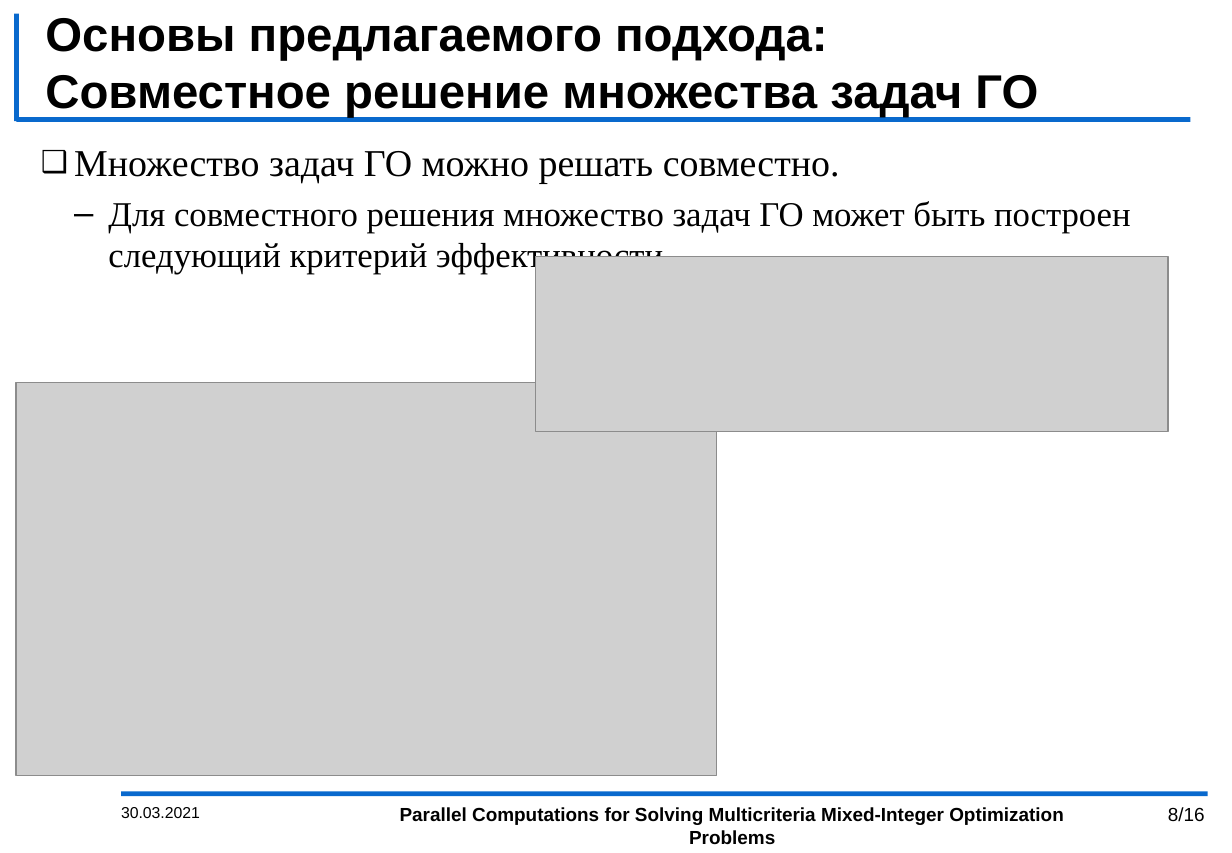
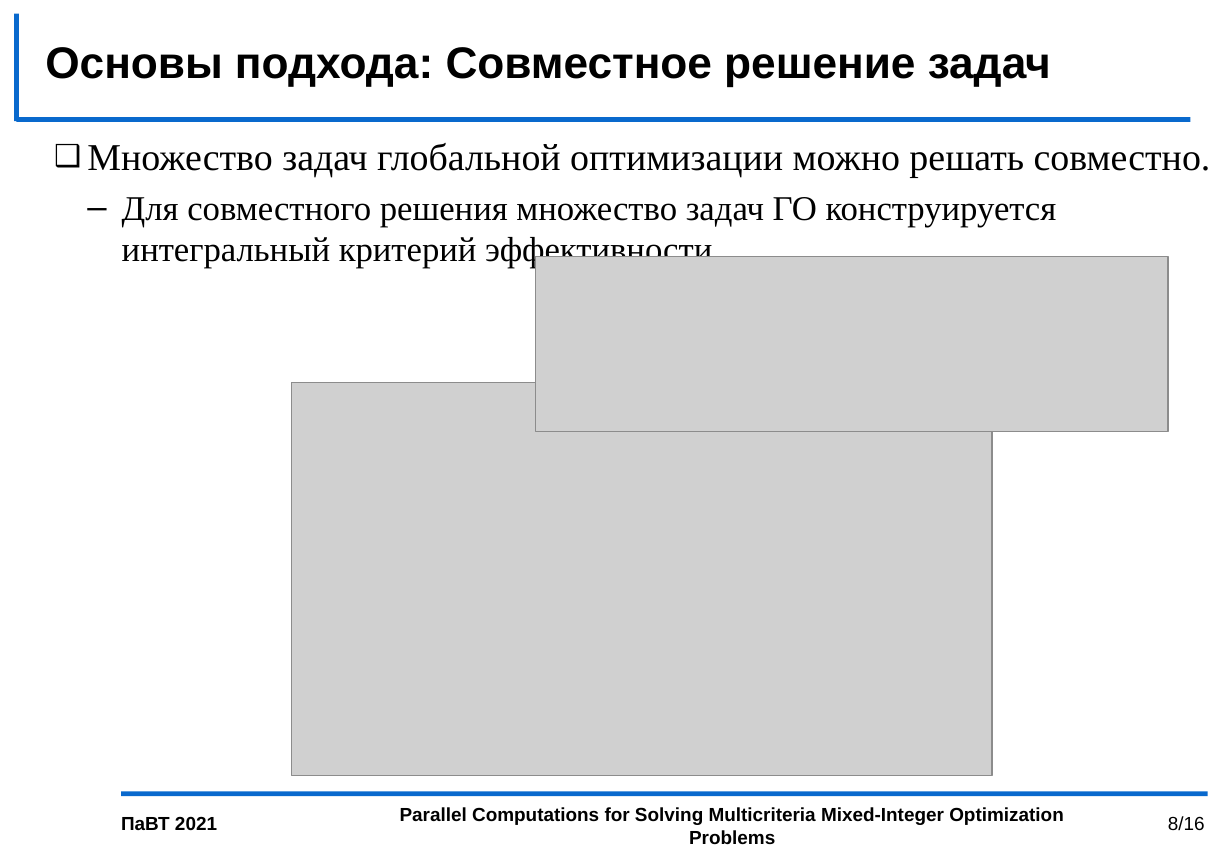
Before and after one commit to kabarkalov/GlobOptPapers, a slide deck: slide 8 of 2021/PСT_GergelKozinov/PCT2021_kozinov.pptx. Drawn at 1232x853 pixels with LibreOffice and Linux fonts; fonts in the diff are those of the drawing; grey boxes stand for pictures; background and template pictures are left out. Boxes give left, top, right and bottom in pixels: in the first picture for what was removed or moved away, otherwise in the second. Text is boxed around its words. In the diff, an @@ line names an element or a change of style, - is before the commit and + after.

```diff
--- a/2021/PСT_GergelKozinov/PCT2021_kozinov.pptx
+++ b/2021/PСT_GergelKozinov/PCT2021_kozinov.pptx
@@ title at bbox=[45, 47, 1051, 86]: text changed; size 30 to 28 pt @@
-Основы предлагаемого подхода:
-Совместное решение множества задач ГО
+Основы подхода: Совместное решение задач
@@ text at bbox=[87, 143, 1211, 268]: text changed @@
-❑ Множество задач ГО можно решать совместно.
-  – Для совместного решения множество задач ГО может быть построен следующий критерий эффективности
+❑ Множество задач глобальной оптимизации можно решать совместно.
+  – Для совместного решения множество задач ГО конструируется интегральный критерий эффективности
@@ picture: place and size @@
-picture at bbox=[16, 382, 717, 776]
+picture at bbox=[292, 382, 993, 776]
@@ page number: place and size @@
-page number at bbox=[1168, 807, 1205, 822]
+page number at bbox=[1168, 816, 1205, 831]
@@ text at bbox=[121, 816, 217, 830]: text changed; size 10 to 12 pt; bold on @@
-30.03.2021
+ПаВТ 2021
```
Also in this commit, not shown: 15 other slides changed.
